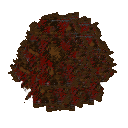
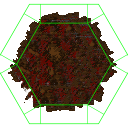
Two versions of the same layered image (128×128). Layer-by-layer changes:
showed "template-r.png", moved it above "Layer" over bbox(0, 3, 128, 125)
